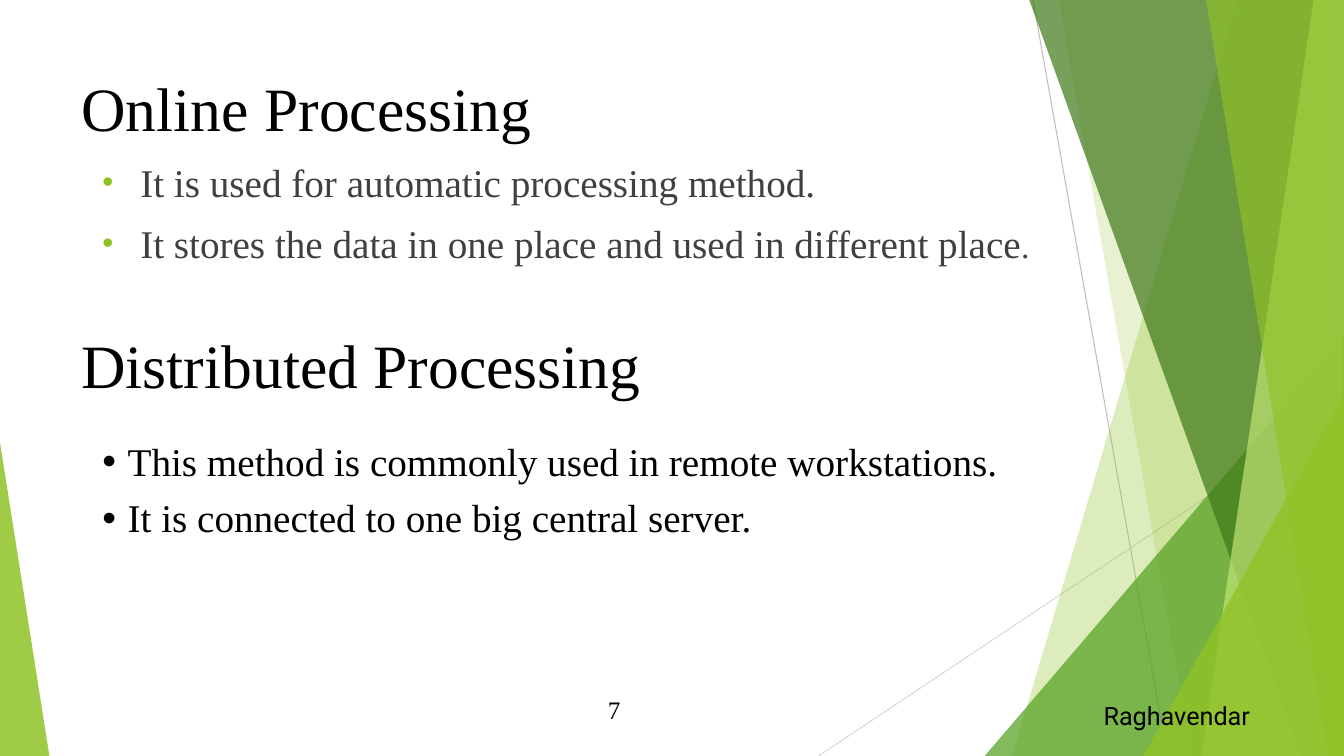
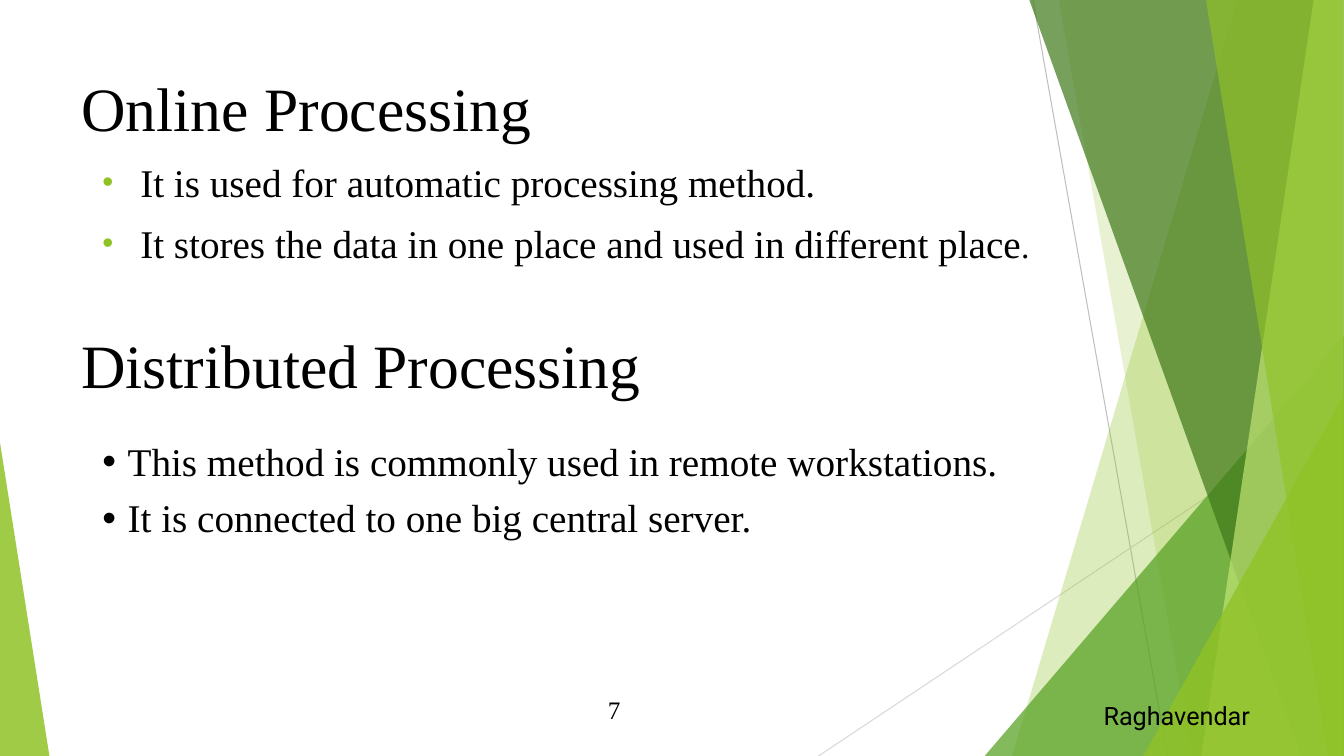
Before and after one commit to MRaghavendar/Storm_demo, a slide deck: slide 7 of Docs/Workshop_BigData.pptx. Drawn at 1344x756 pixels with LibreOffice and Linux fonts; fonts in the diff are those of the drawing. Boxes give left, top, right and bottom in pixels: in the first picture for what was removed or moved away, otherwise in the second. Text is boxed around its words. In the diff, an @@ line names an element or a change of style, - is before the commit and + after.

```diff
--- a/Docs/Workshop_BigData.pptx
+++ b/Docs/Workshop_BigData.pptx
@@ text "It is used for automatic ..." at <box>140,169,1020,265</box>: text colour #404040 to #000000 @@
```
Also in this commit, not shown: 1 other slide changed.
